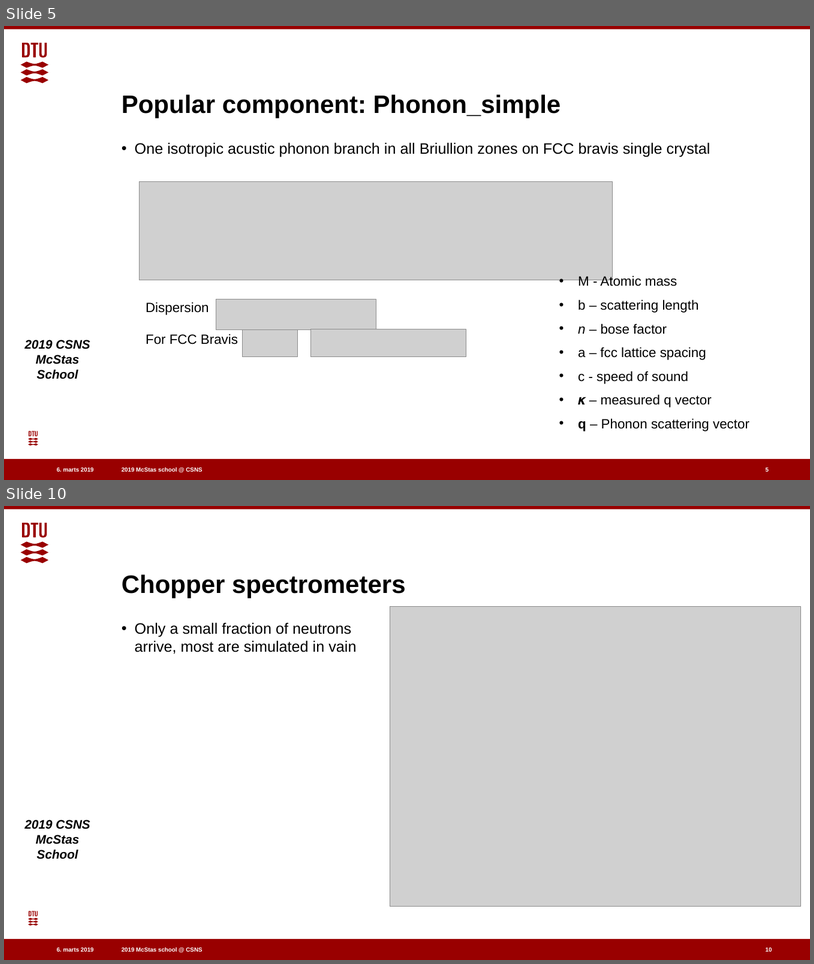
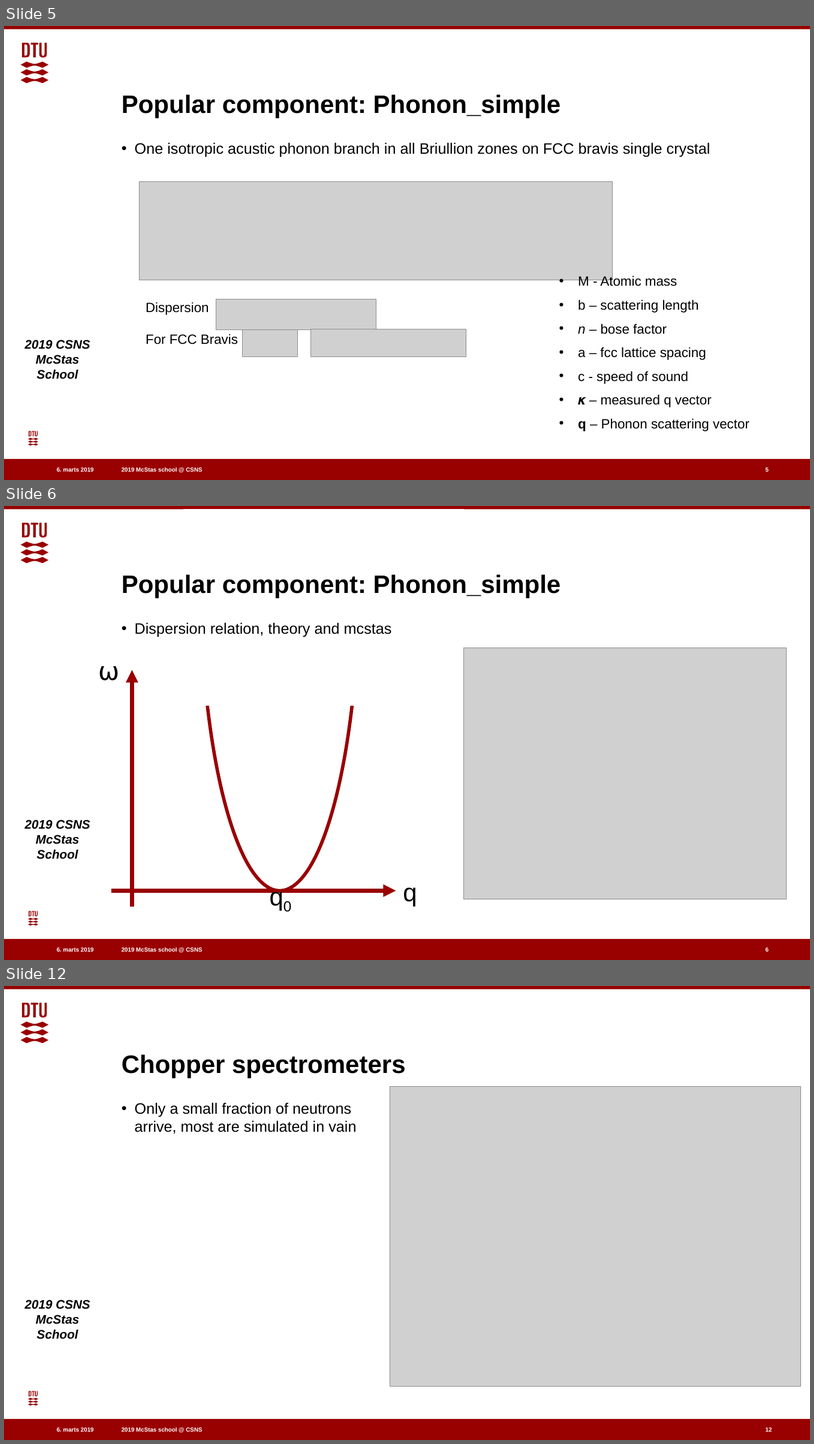
Before and after one commit to eddymaoui/Schools, a slide deck: CSNS_March_2019/4_Thursday_March_28th/5_inelastic_scattering/inelastic_scattering.pptx. Shown one above the other, each under a label of ours: slides 5 and 10 before the commit, slides 5, 6 and 12 after it; the slides between them are not shown. The pictures are 814x964 and 814x1444 pixels, drawn with LibreOffice and Linux fonts; fonts in the diff are those of the drawing; grey boxes stand for pictures; background and template pictures are left out. Boxes give left, top, right and bottom in pixels: in the first picture for what was removed or moved away, otherwise in the second. Text is boxed around its words. In the diff, an @@ line names an element or a change of style, - is before the commit and + after.

Commit message:
Examples of phonon_simple and isotropic_sqw output

```diff
--- a/CSNS_March_2019/4_Thursday_March_28th/5_inelastic_scattering/inelastic_scattering.pptx
+++ b/CSNS_March_2019/4_Thursday_March_28th/5_inelastic_scattering/inelastic_scattering.pptx
@@ slide 6 added at <box>4,506,810,960</box>, background #FFFFFF; not listed: 7 template elements that a slide beside it also shows @@
@@ line added from (177, 507) to (492, 507), #990000 3.75 pt @@
@@ rectangle added at <box>185,506,464,705</box>, fill #FFFFFF, outline #FFFFFF 2 pt @@
@@ ellipse added at <box>200,506,360,891</box>, fill #FFFFFF, outline #990000 4 pt @@
@@ title added at <box>122,574,561,598</box>, 30 pt, text #000000, bold @@
+Popular component: Phonon_simple
@@ text added at <box>135,622,392,637</box>, 18 pt, text #000000 @@
+• Dispersion relation, theory and mcstas
@@ picture added at <box>464,648,787,899</box> @@
@@ text added at <box>98,655,147,693</box>, 30 pt, text #000000 @@
+⍵
@@ arrow added from (132, 907) to (132, 670), #990000 5 pt @@
@@ text added at <box>270,880,315,918</box>, 30 pt, text #000000 @@
+q0
@@ arrow added from (111, 891) to (396, 891), #990000 5 pt @@
@@ text added at <box>403,888,417,906</box>, 30 pt, text #000000 @@
+q
@@ page number added at <box>766,948,769,954</box>, 7 pt, text #FFFFFF, bold @@
+6
@@ what was slide 10 is now slide 12 @@
```
Also in this commit, not shown: 5 slides changed, 1 other slide added.
